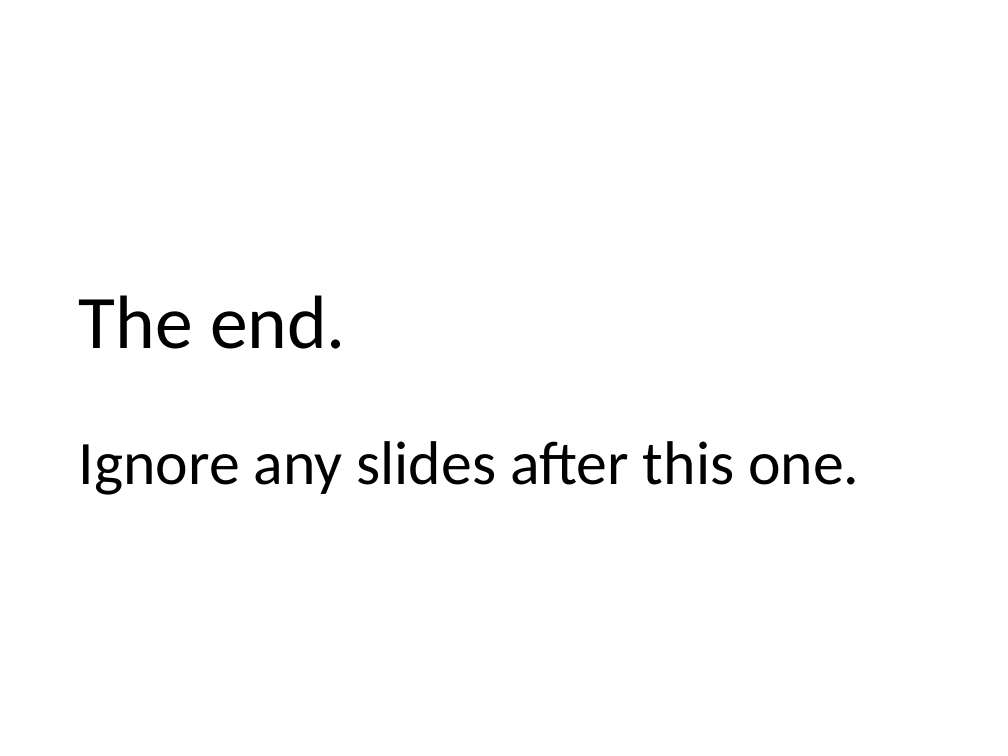
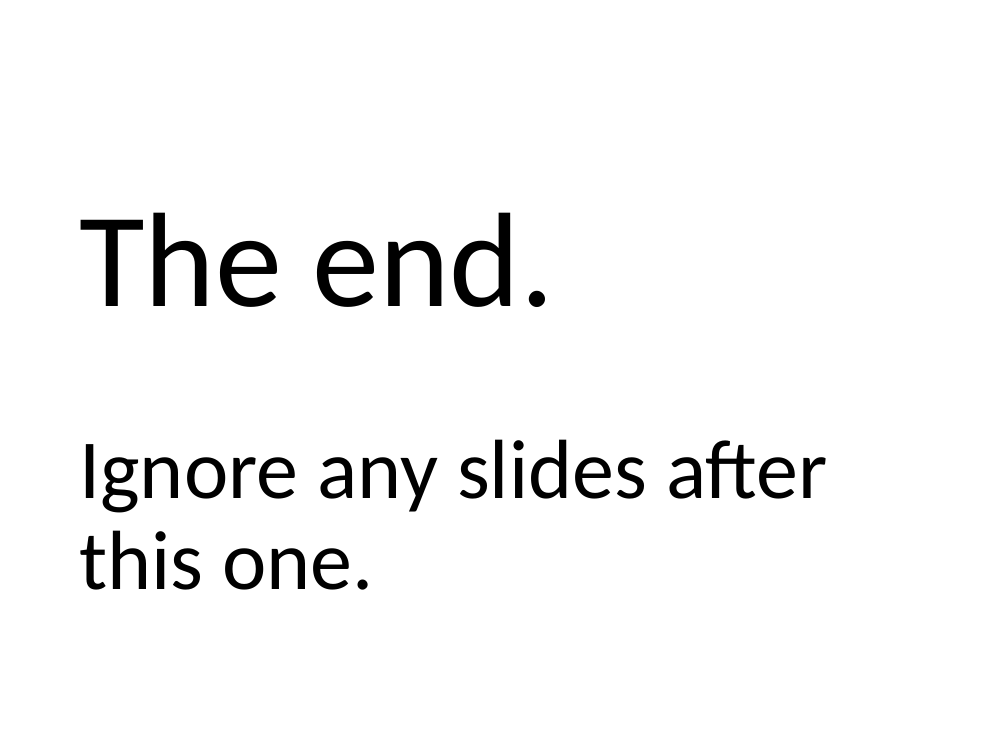
Before and after one commit to tomjhou/MathClassPythonCode, a slide deck: slide 53 of Class2/Lecture2 - Filtering.pptx (slide 46 before the commit). Drawn at 1008x756 pixels with LibreOffice and Linux fonts; fonts in the diff are those of the drawing. Boxes give left, top, right and bottom in pixels: in the first picture for what was removed or moved away, otherwise in the second. Text is boxed around its words. In the diff, an @@ line names an element or a change of style, - is before the commit and + after.

```diff
--- a/Class2/Lecture2 - Filtering.pptx
+++ b/Class2/Lecture2 - Filtering.pptx
@@ title "The end. Ignore any slides ...": place and size @@
-title "The end. Ignore any slides ..." at bbox=[79, 295, 859, 495]
+title "The end. Ignore any slides ..." at bbox=[79, 212, 828, 590]
@@ title "The end. Ignore any slides ..." at bbox=[79, 212, 828, 590]: size 54 to 96 pt in "The end."; size 44.1 to 60 pt in "Ignore any slides after this one." @@
```
Also in this commit, not shown: 8 other slides changed, 15 slides added, 2 slides removed, 2 other files.
